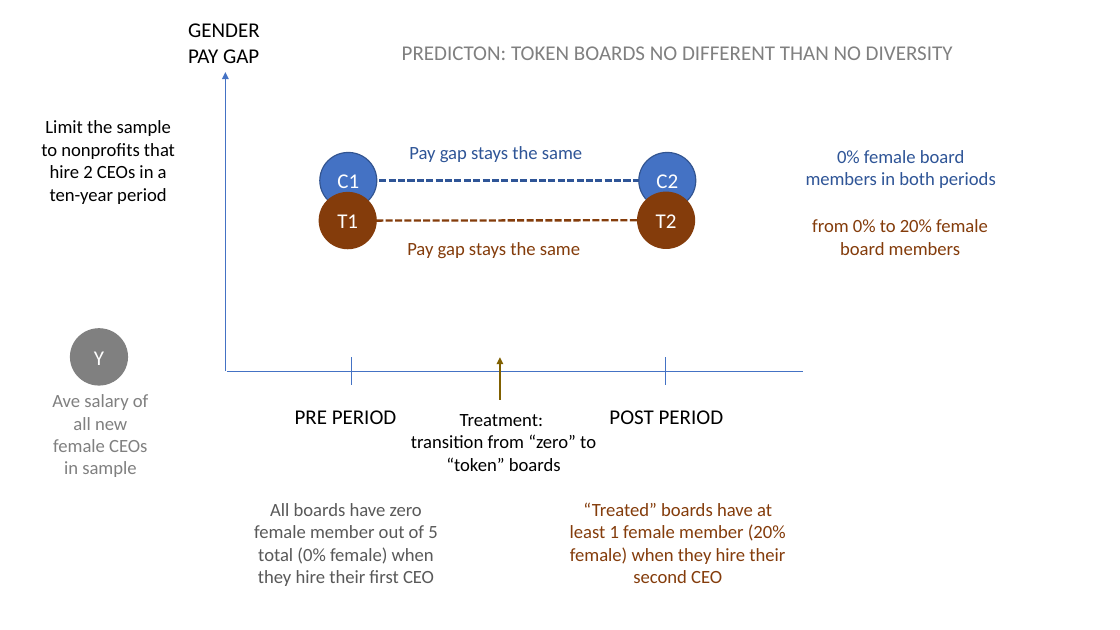
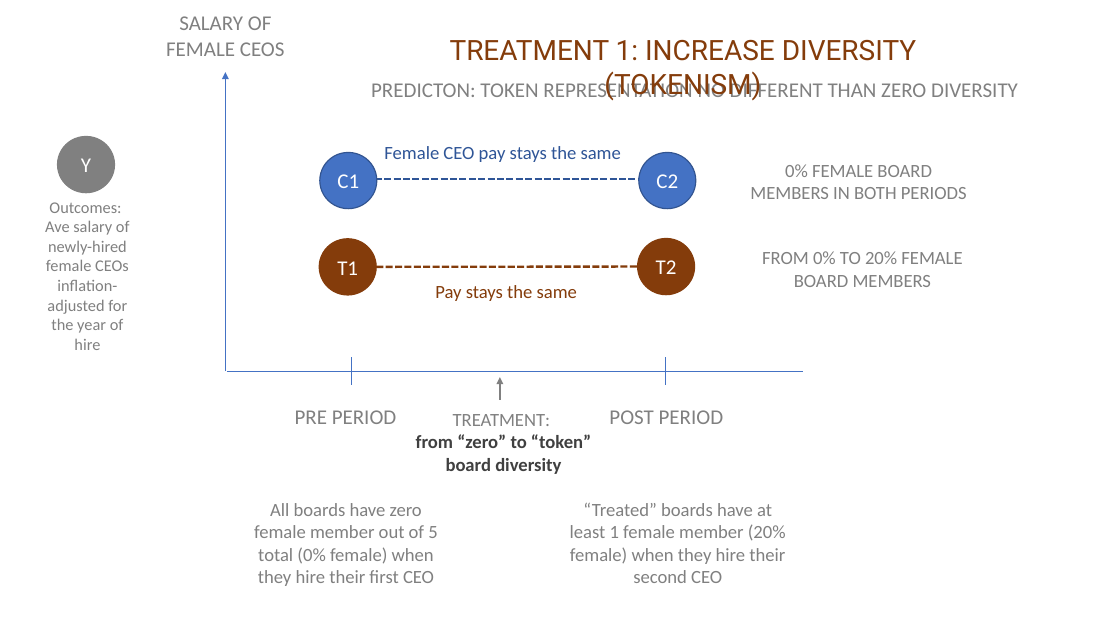
Before and after one commit to DS4PS/cpp-524-sum-2020, a slide deck: slide 30 of lectures/p-04-diagram-your-research-design.pptx (slide 27 before the commit). Drawn at 1120x630 pixels with LibreOffice and Linux fonts; fonts in the diff are those of the drawing. Boxes give left, top, right and bottom in pixels: in the first picture for what was removed or moved away, otherwise in the second. Text is boxed around its words. In the diff, an @@ line names an element or a change of style, - is before the commit and + after.

Commit message:
update research design

```diff
--- a/lectures/p-04-diagram-your-research-design.pptx
+++ b/lectures/p-04-diagram-your-research-design.pptx
@@ text at [166,16,285,56]: text changed; text colour #000000 to #808080 @@
-GENDER
-PAY GAP
+SALARY OF FEMALE CEOS
@@ text added at [450,39,916,101], 24 pt, text #843C0B @@
+TREATMENT 1: INCREASE DIVERSITY (TOKENISM)
@@ text at [371,80,1018,101]: text changed @@
-PREDICTON: TOKEN BOARDS NO DIFFERENT THAN NO DIVERSITY
+PREDICTON: TOKEN REPRESENTATION NO DIFFERENT THAN ZERO DIVERSITY
@@ text removed at [41,120,175,204] @@
-Limit the sample to nonprofits that hire 2 CEOs in a ten-year period
@@ ellipse "Y": place and size @@
-ellipse "Y" at [71,329,128,385]
+ellipse "Y" at [58,136,115,192]
@@ text at [384,146,621,162]: text changed @@
-Pay gap stays the same
+Female CEO pay stays the same
@@ line moved from (351, 181) - (639, 181) to (356, 179) - (644, 179) @@
@@ text at [750,164,967,199]: text changed; text colour #2F5597 to #808080 @@
-0% female board members in both periods
+0% FEMALE BOARD MEMBERS IN BOTH PERIODS
@@ text at [45,202,130,350]: text changed; size 16 to 14 pt @@
-Ave salary of all new female CEOs in sample
+Outcomes:
+Ave salary of newly-hired female CEOs inflation-adjusted for the year of hire
@@ 2 ellipses, 1 line: place and size @@
-2 ellipses, 1 line at [319,192,695,249]
+2 ellipses, 1 line at [319,239,695,295]
@@ text at [762,251,962,287]: text changed; text colour #843C0B to #808080 @@
-from 0% to 20% female board members
+FROM 0% TO 20% FEMALE BOARD MEMBERS
@@ text at [435,285,577,301]: text changed @@
-Pay gap stays the same
+Pay stays the same
@@ arrow moved from (500, 400) - (500, 357) to (500, 400) - (500, 377) @@
@@ arrow (500, 400) - (500, 377): stroke #806000 1.25 pt to #808080 1.25 pt @@
@@ text "PRE PERIOD" at [295,410,397,424]: text colour #000000 to #808080 @@
@@ text at [416,414,591,474]: text changed; text colour #000000 to #404040; bold on @@
-Treatment:
-transition from “zero” to “token” boards
+TREATMENT:
+from “zero” to “token” board diversity
@@ text "POST PERIOD" at [609,410,724,424]: text colour #000000 to #808080 @@
@@ text "All boards have zero female ..." at [254,503,437,586]: text colour #595959 to #808080 @@
@@ text "“Treated” boards have at least ..." at [570,503,786,583]: text colour #843C0B to #808080 @@
```
Also in this commit, not shown: 5 other slides changed, 12 slides added.
